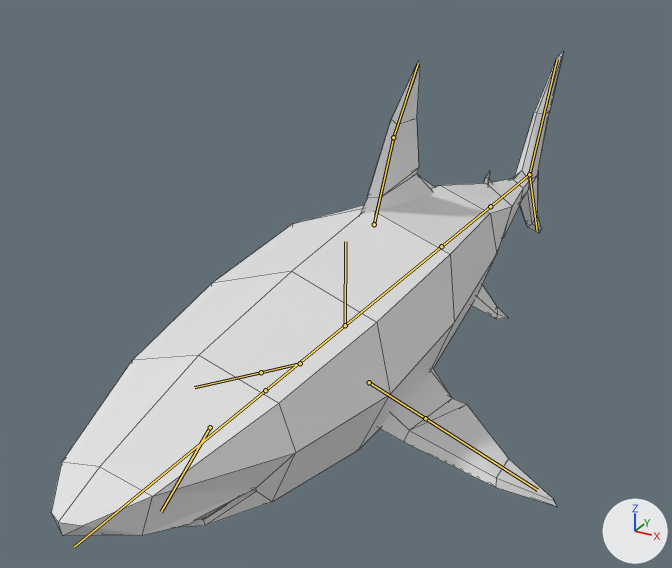
Renders of the Blender file Assets/Models/Shark.blend from each side of a commit.
Both versions are drawn from a 50 mm camera at (1.76, -3.28, 1.83) aimed at (-0.29, 0.44, -0.03). Arrows for +X, +Y and +Z are at lower right; the lights stay in place. The bones that bend it are drawn over the model as lines. Mesh edges are drawn as thin lines.

The first picture shows 'Shark'.
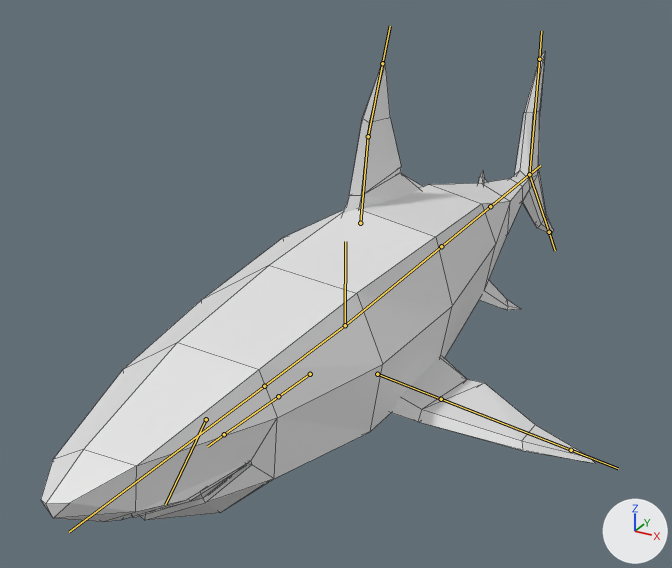
The newer file adds an action. The first version stands in its rest pose; the second is drawn at frame 60 of the action 'Anim_Layer.006'.

Changed parts and their boxes (x1, y1, x2, y2) in the pictures (672 x 568 px):
'Shark', posed (8% wider): before (51, 52, 563, 536); after (41, 52, 594, 522)
bone 'Spine', root to tip: before (345, 325) to (265, 390); after (345, 325) to (264, 386)

What the commit changed:
Bone 'Spine' (bone_spine) turns from (0, 0, 0) to (-2, 15, 0) degrees about its own x, y and z.
Bone 'Tail' (bone_tail) turns from (0, 0, 0) to (0, -10, 0) degrees about its own x, y and z.
